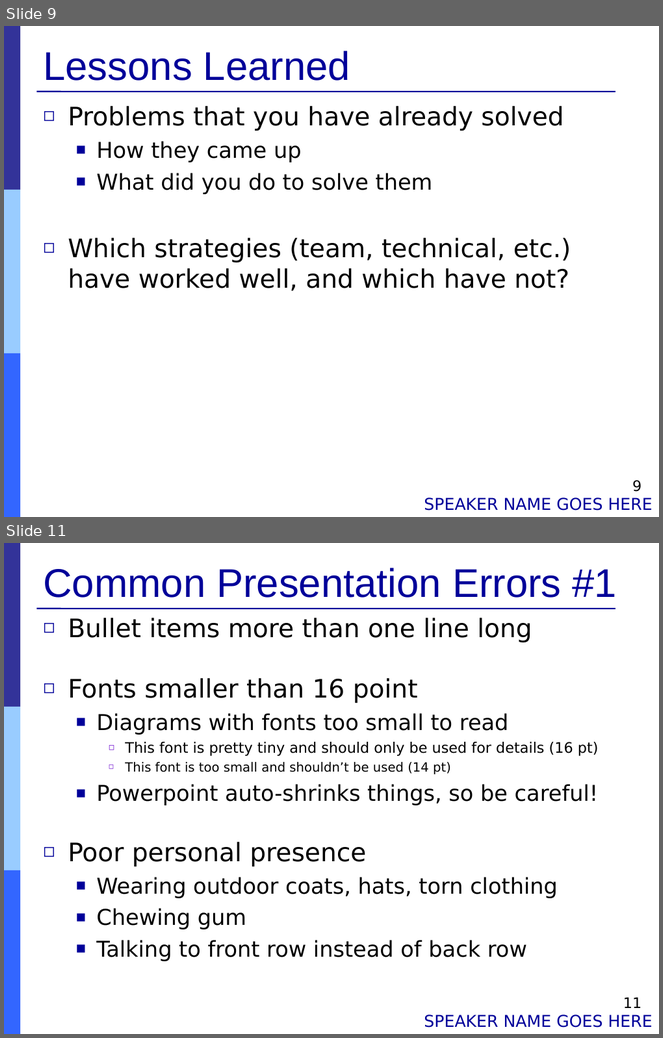
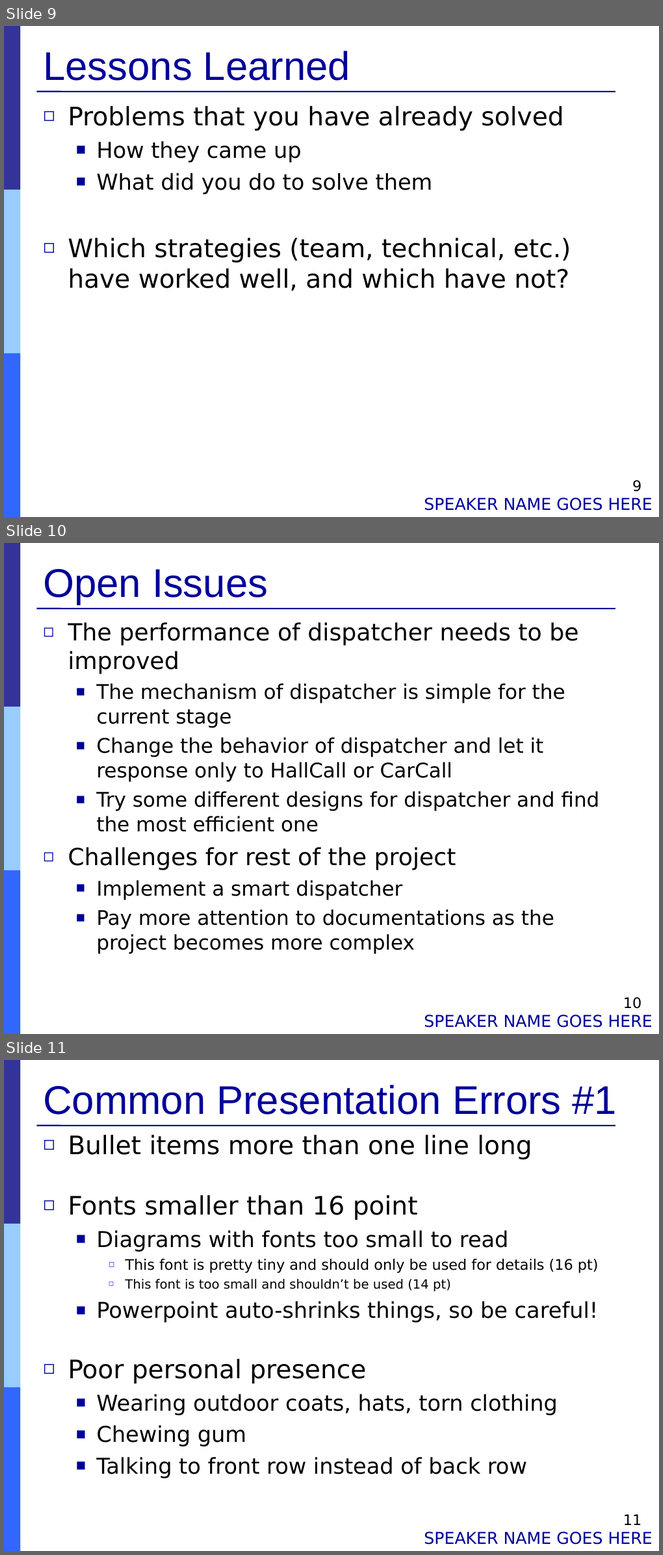
Before and after one commit to Muliang/18649, a slide deck: logs/09_mid_pres.ppt. Shown one above the other, each under a label of ours: slides 9 and 11 before the commit, slides 9, 10 and 11 after it; the slides between them are not shown. The pictures are 663x1038 and 663x1555 pixels, drawn with LibreOffice and Linux fonts; fonts in the diff are those of the drawing. Boxes give left, top, right and bottom in pixels: in the first picture for what was removed or moved away, otherwise in the second. Text is boxed around its words. In the diff, an @@ line names an element or a change of style, - is before the commit and + after.

```diff
--- a/logs/09_mid_pres.ppt
+++ b/logs/09_mid_pres.ppt
@@ slide 10 added at (4, 543, 659, 1034), background #FFFFFF; not listed: 4 template elements that a slide beside it also shows @@
@@ title added at (43, 569, 268, 605), 44 pt, text #000099 @@
+Open Issues
@@ text added at (68, 622, 599, 954), 22.2 pt, text #000000 @@
+◻ The performance of dispatcher needs to be improved
+  ■ The mechanism of dispatcher is simple for the current stage
+  ■ Change the behavior of dispatcher and let it response only to HallCall or CarCall
+  ■ Try some different designs for dispatcher and find the most efficient one
+◻ Challenges for rest of the project
+  ■ Implement a smart dispatcher
+  ■ Pay more attention to documentations as the project becomes more complex
@@ page number added at (623, 997, 642, 1009), 16 pt, text #000000 @@
+10
@@ text added at (424, 1015, 653, 1028), 18 pt, text #000099 @@
+SPEAKER NAME GOES HERE
```
Also in this commit, not shown: 6 slides changed, 1 slide removed.
